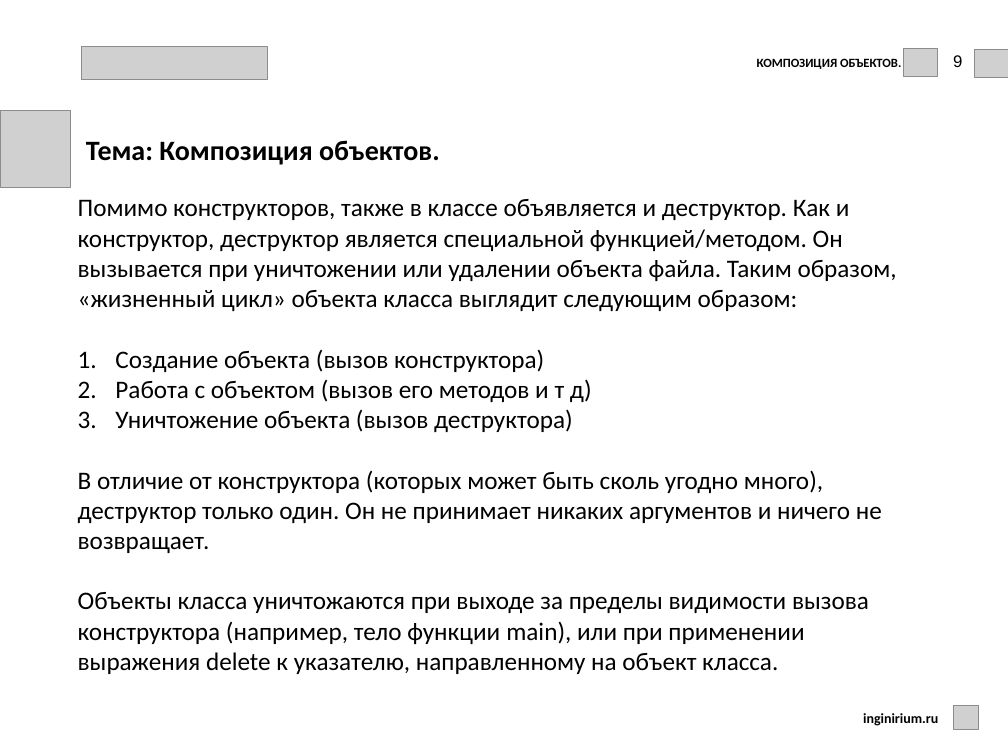
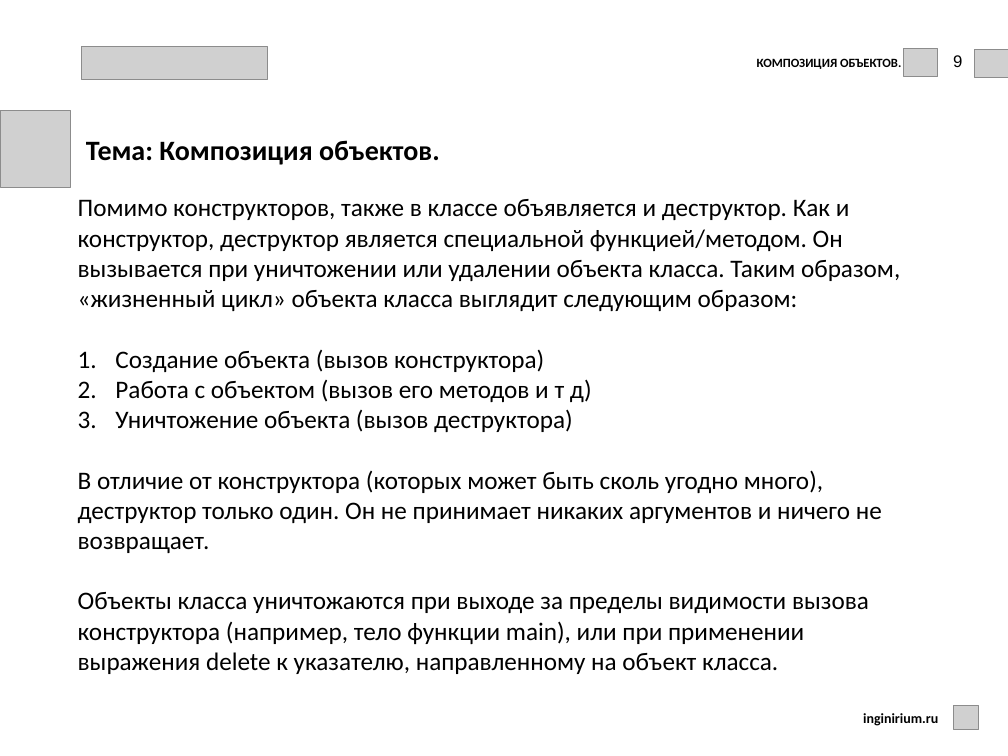
Before and after one commit to kprmk/Cpp, a slide deck: slide 9 of lessons_I/9-11/les_8/les_8_class_2.pptx. Drawn at 1008x756 pixels with LibreOffice and Linux fonts; fonts in the diff are those of the drawing; grey boxes stand for pictures; background and template pictures are left out. Boxes give left, top, right and bottom in pixels: in the first picture for what was removed or moved away, otherwise in the second. Text is boxed around its words. In the diff, an @@ line names an element or a change of style, - is before the commit and + after.

```diff
--- a/lessons_I/9-11/les_8/les_8_class_2.pptx
+++ b/lessons_I/9-11/les_8/les_8_class_2.pptx
@@ text at bbox=[78, 199, 900, 311]: text changed @@
-Помимо конструкторов, также в классе объявляется и деструктор. Как и конструктор, деструктор является специальной функцией/методом. Он вызывается при уничтожении или удалении объекта файла. Таким образом, «жизненный цикл» объекта класса выглядит следующим образом:
+Помимо конструкторов, также в классе объявляется и деструктор. Как и конструктор, деструктор является специальной функцией/методом. Он вызывается при уничтожении или удалении объекта класса. Таким образом, «жизненный цикл» объекта класса выглядит следующим образом:
```
Also in this commit, not shown: 19 other slides changed, 45 other files.
